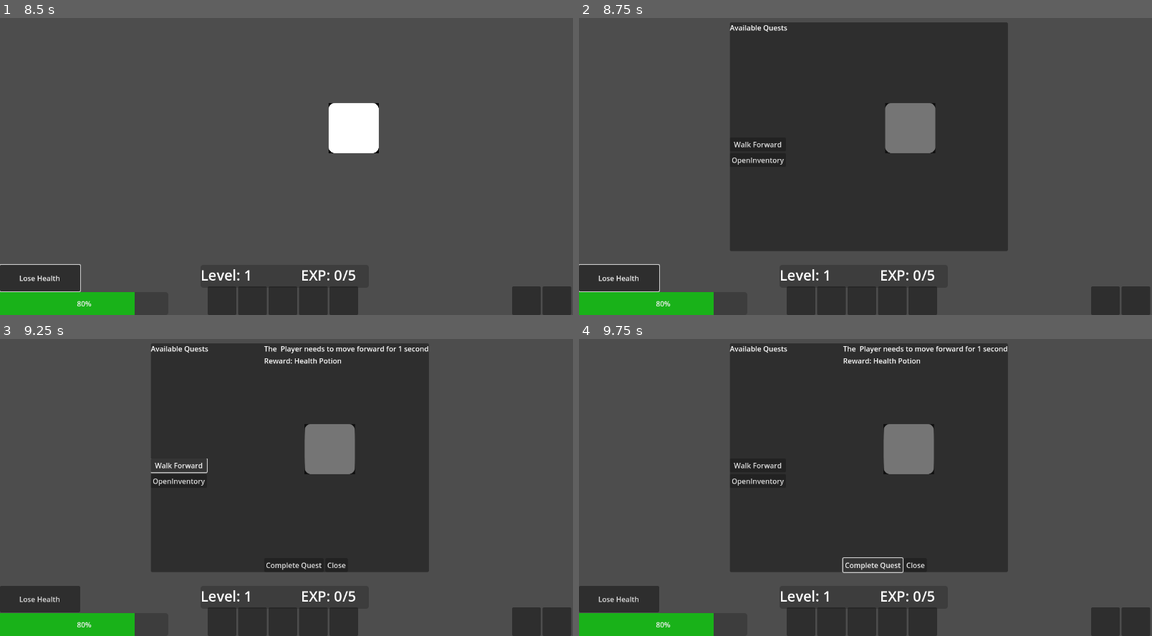
Above: before the commit, frames 1-4 (two rows, left to right).
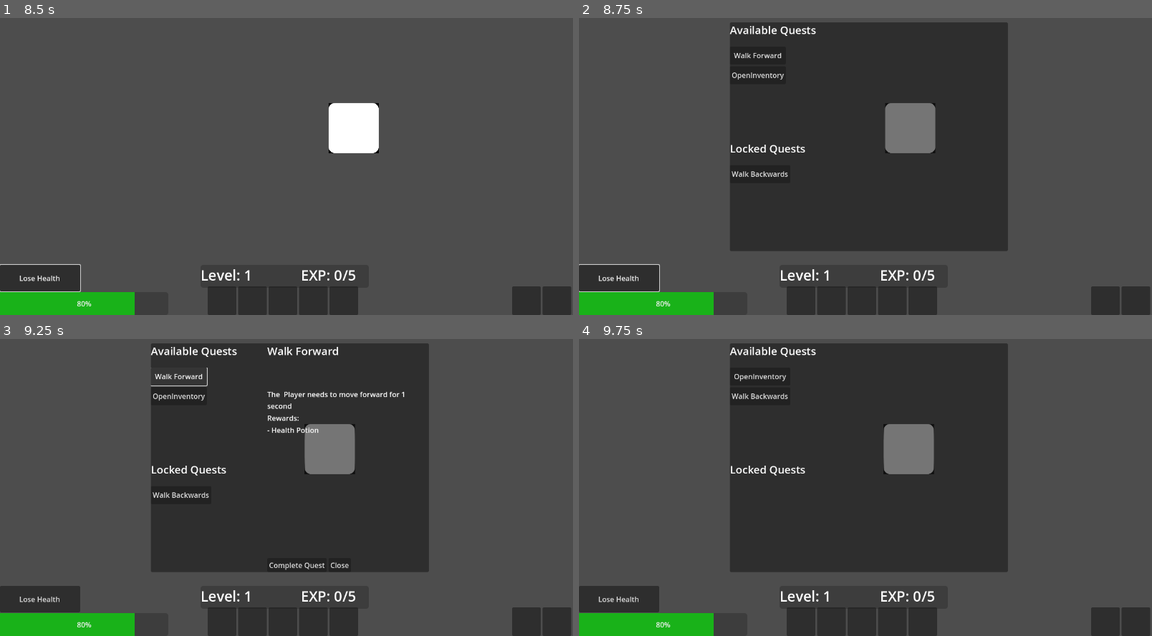
Above: after the commit, the same moments.

Repository: trex414/Profpocalypse-Purdue-Edition
Game: Godot game, scene res://test_main.tscn
Two runs of this game, one before a commit and one after it. Both use one fixed random seed, a clock stepped at 60 frames per second and the inputs below.
Inputs (mouse positions are in pixels of both pictures, inside the frame that each line leads up to):
- Up to frame 1 (8.5 s): click (223, 300) at 0.52 s; click (252, 300) at 1.27 s; click (280, 300) at 2 s; click (315, 300) at 2.75 s; click (343, 300) at 3.5 s; click "Lose Health" at 4.25 s; tap Enter at 5 s; move the mouse to (412, 136) at 5.02 s; hold D (move_right) 5.03-5.78 s; tap 1 (zoom_in) at 5.1, 6.6, 8.1 s; move the mouse to (171, 169) at 5.77 s; hold S (move_down) 5.78-6.53 s; tap 2 (zoom_out) at 5.85, 7.35 s; move the mouse to (343, 83) at 6.52 s; hold D (move_right) 6.53-7.28 s; move the mouse to (257, 216) at 7.27 s; hold W (move_up) 7.28-8.03 s; move the mouse to (458, 202) at 8.02 s; hold A (move_left) from 8.03 s (still down)
- Up to frame 2 (8.75 s): keep holding A (move_left); tap Q (QuestMenu) at 8.65 s
- Up to frame 3 (9.25 s): release A (move_left) at 8.75 s; click "Walk Forward" at 8.75 s
- Up to frame 4 (9.75 s): click "Complete Quest" at 9.5 s

Frame 1 is identical in both runs. In frame 2, 0.9% of the frame differs, in the area x 26-42%, y 2-54%; in frame 3, 2.0%, in the area x 26-75%, y 2-78%; in frame 4, 1.4%.
Error before the commit: Invalid call. Nonexistent function 'try_add_qeitem' in base 'Node (inventory_manager.gd)'. (res://Quest/script/QuestMenu.gd:52)

Commit message:
Quest logic works with adding an item and having prereq

Diff:
--- a/Inventory/script/inventory.gd
+++ b/Inventory/script/inventory.gd
@@ -428,3 +428,102 @@
 		if inventory[i] == null:
 			return true
 	return false
+
+#
+# TEST TO ADD ITEMS
+#
+#
+func add_named_item(item_name: String) -> bool:
+	var item_data = null
+
+	# Lookup table - match quest reward names to actual item definitions
+	match item_name:
+		"Health Potion":
+			item_data = {
+				"type": ItemType.SPELL,
+				"name": "HEAL",
+				"texture": resize_texture(preload("res://Inventory/assets/heal.png"), Vector2(64, 64)),
+				"stackable": true,
+				"count": 1
+			}
+		"Speed Potion":
+			item_data = {
+				"type": ItemType.SPELL,
+				"name": "SPEED",
+				"texture": resize_texture(preload("res://Inventory/assets/speed.png"), Vector2(64, 64)),
+				"stackable": true,
+				"count": 1
+			}
+		"EXP Potion":
+			item_data = {
+				"type": ItemType.SPELL,
+				"name": "EXP",
+				"texture": resize_texture(preload("res://Inventory/assets/Experience.png"), Vector2(64, 64)),
+				"stackable": true,
+				"count": 1
+			}
+		"Pickaxe":
+			item_data = {
+				"type": ItemType.ITEM,
+				"name": "ITEM1",
+				"texture": resize_texture(preload("res://Inventory/assets/Pickaxe.jpg"), Vector2(64, 64)),
+				"stackable": false,
+				"count": 1
+			}
+		"Axe":
+			item_data = {
+				"type": ItemType.ITEM,
+				"name": "ITEM2",
+				"texture": resize_texture(preload("res://Inventory/assets/Axe.png"), Vector2(64, 64)),
+				"stackable": false,
+				"count": 1
+			}
+		_:
+			print("Unknown item name:", item_name)
+			return false
+
+	# Handle potions going directly to the potion bar if there’s space
+	if main_hud != null and item_data["type"] == ItemType.SPELL:
+		if main_hud.check_potion(item_data):
+			return true  # Added to potion bar, don't need to add to inventory
+
+	# Try to stack if item already exists and is stackable
+	if item_data["stackable"]:
+		for i in range(SLOT_COUNT):
+			if inventory[i] != null and inventory[i]["name"] == item_data["name"]:
+				inventory[i]["count"] += 1
+
+				PlayerData.inventory = inventory.duplicate(true)
+				update_inventory()
+				print("Stacked item:", item_data["name"], "new count:", inventory[i]["count"])
+				return true
+
+	# If no stack found, find first empty slot in inventory
+	for i in range(SLOT_COUNT):
+		if inventory[i] == null:
+			inventory[i] = item_data.duplicate()
+
+			PlayerData.inventory = inventory.duplicate(true)
+			update_inventory()
+			print("Added new item:", item_data["name"], "to slot", i)
+			return true
+
+	# --- NEW LOGIC ---
+	# If inventory is full, check the item bar or potion bar (depending on type)
+	if main_hud != null:
+		if item_data["type"] == ItemType.SPELL:
+			for j in range(PlayerData.potion_bar.size()):
+				if PlayerData.potion_bar[j] == null:
+					main_hud.move_to_potion_bar(item_data, j)
+					print("Added to potion bar slot", j)
+					return true
+		elif item_data["type"] == ItemType.ITEM:
+			for j in range(PlayerData.item_bar.size()):
+				if PlayerData.item_bar[j] == null:
+					main_hud.move_to_item_bar(item_data, j)
+					print("Added to item bar slot", j)
+					return true
+
+	# If nothing worked, inventory AND hotbar are full
+	print("Inventory and item/potion bars are full! Cannot add item:", item_data["name"])
+	return false
--- a/Quest/assets/WalkBackwards.tres
+++ b/Quest/assets/WalkBackwards.tres
@@ -1,11 +1,12 @@
-[gd_resource type="Resource" script_class="Quest" load_steps=2 format=3 uid="uid://dfyo4d63y76eb"]
+[gd_resource type="Resource" script_class="Quest" load_steps=3 format=3 uid="uid://dfyo4d63y76eb"]
 
 [ext_resource type="Script" path="res://Quest/script/Quest.gd" id="1_pwrcx"]
+[ext_resource type="Resource" uid="uid://bs46tku780y1d" path="res://Quest/assets/WalkForward.tres" id="2_ltdku"]
 
 [resource]
 script = ExtResource("1_pwrcx")
-quest_name = "Walk Forward"
+quest_name = "Walk Backwards"
 description = "The  Player needs to move forward for 1 second"
-prerequisites = Array[String](["WalkForward"])
+prerequisites = Array[ExtResource("1_pwrcx")]([ExtResource("2_ltdku")])
 rewards = Array[String](["Health Potion"])
 is_completed = false
--- a/Quest/scenes/QuestMenu.tscn
+++ b/Quest/scenes/QuestMenu.tscn
@@ -28,15 +28,16 @@
 
 [node name="HBoxContainer" type="HBoxContainer" parent="CanvasLayer/PanelContainer"]
 layout_mode = 2
+theme_override_constants/separation = 60
 
 [node name="QuestListContainer" type="VBoxContainer" parent="CanvasLayer/PanelContainer/HBoxContainer"]
 layout_mode = 2
-size_flags_horizontal = 3
+theme_override_constants/separation = 20
 
 [node name="QuestListLabel" type="Label" parent="CanvasLayer/PanelContainer/HBoxContainer/QuestListContainer"]
 layout_mode = 2
-size_flags_horizontal = 0
-size_flags_vertical = 2
+theme_override_constants/line_spacing = 5
+theme_override_font_sizes/font_size = 24
 text = "Available Quests"
 
 [node name="ScrollContainer" type="ScrollContainer" parent="CanvasLayer/PanelContainer/HBoxContainer/QuestListContainer"]
@@ -46,18 +47,35 @@
 [node name="QuestListContent" type="VBoxContainer" parent="CanvasLayer/PanelContainer/HBoxContainer/QuestListContainer/ScrollContainer"]
 layout_mode = 2
 
+[node name="QuestLocked" type="Label" parent="CanvasLayer/PanelContainer/HBoxContainer/QuestListContainer"]
+layout_mode = 2
+theme_override_constants/line_spacing = 5
+theme_override_font_sizes/font_size = 24
+text = "Locked Quests"
+
+[node name="ScrollContainerLocked" type="ScrollContainer" parent="CanvasLayer/PanelContainer/HBoxContainer/QuestListContainer"]
+layout_mode = 2
+size_flags_vertical = 3
+
+[node name="QuestListContent" type="VBoxContainer" parent="CanvasLayer/PanelContainer/HBoxContainer/QuestListContainer/ScrollContainerLocked"]
+layout_mode = 2
+
 [node name="QuestDetailsContainer" type="VBoxContainer" parent="CanvasLayer/PanelContainer/HBoxContainer"]
 layout_mode = 2
 size_flags_horizontal = 3
+theme_override_constants/separation = 30
 
 [node name="CurrentQuestLabel" type="Label" parent="CanvasLayer/PanelContainer/HBoxContainer/QuestDetailsContainer"]
 layout_mode = 2
+theme_override_font_sizes/font_size = 24
 
 [node name="RewardPreview" type="VBoxContainer" parent="CanvasLayer/PanelContainer/HBoxContainer/QuestDetailsContainer"]
 layout_mode = 2
+size_flags_vertical = 6
 
 [node name="DescriptionLabel" type="Label" parent="CanvasLayer/PanelContainer/HBoxContainer/QuestDetailsContainer"]
 layout_mode = 2
+theme_override_font_sizes/font_size = 20
 
 [node name="ButtonContainer" type="HBoxContainer" parent="CanvasLayer/PanelContainer/HBoxContainer/QuestDetailsContainer"]
 layout_mode = 2
--- a/Quest/script/Quest.gd
+++ b/Quest/script/Quest.gd
@@ -1,8 +1,8 @@
 extends Resource
 class_name Quest
 
-@export var quest_name: String
-@export var description: String
-@export var prerequisites: Array[String]
-@export var rewards: Array[String]
+@export var quest_name: String = ""
+@export var description: String = ""
+@export var prerequisites: Array[Quest] = []
+@export var rewards: Array[String] = []
 @export var is_completed: bool = false
--- a/Quest/script/QuestManager.gd
+++ b/Quest/script/QuestManager.gd
@@ -11,20 +11,42 @@
 	# Load and register all quests here
 	add_quest(walk_forward_quest)
 	add_quest(open_inventory_quest)
+	add_quest(walk_backwards_quest)
+
 
 func add_quest(quest: Quest):
 	all_quests[quest.quest_name] = quest
 
+signal quest_completed(quest_name: String)
+
 func complete_quest(name: String):
 	if all_quests.has(name):
 		all_quests[name].is_completed = true
-		completed_quests.append(name)
+		if name not in completed_quests:
+			completed_quests.append(name)
+
+		quest_completed.emit(name)
+
+		# Unlock any quests that depended on this one
+		for quest in all_quests.values():
+			if quest.is_completed:
+				continue
+			if quest in get_unlocked_quests():
+				continue  # Already unlocked
+
+			if can_start_quest(quest):
+				print("✅ Unlocked quest:", quest.quest_name)
+
+
+
 
 func can_start_quest(quest: Quest) -> bool:
 	for prereq in quest.prerequisites:
-		if prereq not in completed_quests:
+		if prereq.quest_name not in completed_quests:
 			return false
 	return true
+
+
 
 func get_unlocked_quests():
 	var unlocked = []
@@ -32,3 +54,9 @@
 		if !quest.is_completed and can_start_quest(quest):
 			unlocked.append(quest)
 	return unlocked
+
+func get_all_quests() -> Array:
+	return all_quests.values()
+
+func is_quest_completed(name: String) -> bool:
+	return name in completed_quests
--- a/Quest/script/QuestMenu.gd
+++ b/Quest/script/QuestMenu.gd
@@ -1,6 +1,8 @@
 extends Control
 
 @onready var quest_list = $CanvasLayer/PanelContainer/HBoxContainer/QuestListContainer/ScrollContainer/QuestListContent
+@onready var locked_quest_list = $CanvasLayer/PanelContainer/HBoxContainer/QuestListContainer/ScrollContainerLocked/QuestListContent
+
 @onready var current_quest_label = $CanvasLayer/PanelContainer/HBoxContainer/QuestDetailsContainer/CurrentQuestLabel
 @onready var reward_preview = $CanvasLayer/PanelContainer/HBoxContainer/QuestDetailsContainer/RewardPreview
 @onready var complete_button = $CanvasLayer/PanelContainer/HBoxContainer/QuestDetailsContainer/ButtonContainer/CompleteButton
@@ -8,7 +10,8 @@
 @onready var quest_list_container = $CanvasLayer/PanelContainer/HBoxContainer/QuestListContainer
 @onready var quest_details_container = $CanvasLayer/PanelContainer/HBoxContainer/QuestDetailsContainer
 
-
+var inventorymanager = null
+var inventory = null
 var current_quest = null
 
 func _ready():
@@ -17,76 +20,111 @@
 	close_button.pressed.connect(on_close_pressed)
 	update_quest()
 	toggle_questmenu()
+	inventorymanager = get_node("/root/InventoryManager")  # or however you load inventory
+	QuestManager.quest_completed.connect(func(_name): update_quest())
 
-# Populate the quest list dynamically
+
 func update_quest():
+	# Clear out old buttons
 	for child in quest_list.get_children():
 		child.queue_free()
+	for child in locked_quest_list.get_children():
+		child.queue_free()
 
-	var unlocked_quests = QuestManager.get_unlocked_quests()
-	for quest in unlocked_quests:
+	var all_quests = QuestManager.get_all_quests()
+
+	for quest in all_quests:
+		if quest.is_completed:
+			continue  # Skip completed quests entirely
+
 		var quest_button = Button.new()
 		quest_button.text = quest.quest_name
-		quest_button.pressed.connect(func(): show_quest_details(quest))
-		quest_list.add_child(quest_button)
+		quest_button.size_flags_horizontal = Control.SIZE_EXPAND_FILL
+		quest_button.custom_minimum_size.y = 40
 
-# Display quest details when selected
+		if QuestManager.can_start_quest(quest):
+			# ✅ All prerequisites are completed, so this should be available
+			quest_button.pressed.connect(func(): show_quest_details(quest, false))
+			quest_list.add_child(quest_button)
+		else:
+			# ❌ Still locked (some prerequisites missing)
+			quest_button.pressed.connect(func(): show_quest_details(quest, true))
+			locked_quest_list.add_child(quest_button)
 
-# Display quest rewards
-func refresh_rewards(quest):
+
+
+func show_quest_details(quest, is_locked: bool):
+	current_quest = quest
+	current_quest_label.text = quest.quest_name
+
 	for child in reward_preview.get_children():
 		child.queue_free()
 
+	var description_label = Label.new()
+	description_label.text = quest.description
+	description_label.autowrap_mode = TextServer.AUTOWRAP_WORD
+	reward_preview.add_child(description_label)
+
+	var rewards_label = Label.new()
+	rewards_label.text = "Rewards:"
+	reward_preview.add_child(rewards_label)
+
 	for item_name in quest.rewards:
 		var reward_label = Label.new()
-		reward_label.text = "Reward: " + item_name
+		reward_label.text = "- " + item_name
 		reward_preview.add_child(reward_label)
 
-# Completing a quest
+	if is_locked:
+		var prereq_label = Label.new()
+		prereq_label.text = "\nPrerequisites:"
+		reward_preview.add_child(prereq_label)
+
+		for prereq_name in quest.prerequisites:
+			var status = "❌"
+			if QuestManager.is_quest_completed(prereq_name.quest_name):
+				status = "✅"
+			var prereq_line = Label.new()
+			prereq_line.text = "- " + prereq_name.quest_name + " " + status
+			reward_preview.add_child(prereq_line)
+
+		complete_button.hide()
+	else:
+		complete_button.show()
+
+	quest_details_container.show()
+	quest_list_container.custom_minimum_size.x = 200
+
+
 func on_complete_pressed():
 	if current_quest == null:
 		return
 
-	var inventory_manager = get_node("/root/InventoryManager")  # Adjust if needed
-	for item in current_quest.rewards:
-		if !inventory_manager.try_add_qeitem(item):
-			prompt_inventory_full(item)
+	for item_name in current_quest.rewards:
+		if !inventory.add_named_item(item_name):
+			prompt_inventory_full(item_name)
 			return
 
 	QuestManager.complete_quest(current_quest.quest_name)
+
+	# Refresh after completing and hide details
 	update_quest()
-
-# Handle full inventory
-func prompt_inventory_full(new_item):
-	print("Inventory is full! Manage your inventory to make room for: " + new_item)
+	close_quest_details()
 
 
-
-func show_quest_details(quest):
-	current_quest = quest
-	current_quest_label.text = quest.description
-	refresh_rewards(quest)
-
-	# Show details and shrink the quest list to make room.
-	quest_details_container.show()
-	quest_list_container.custom_minimum_size.x = 200  # Move list left (make narrower)
-
-func close_quest_details():
-	quest_details_container.hide()
-	quest_list_container.custom_minimum_size.x = 400  # Move list back to center width
+func prompt_inventory_full(new_item):
+	print("Inventory is full! Make room for: " + new_item)
 
 func on_close_pressed():
 	close_quest_details()
 
+func close_quest_details():
+	quest_details_container.hide()
+	quest_list_container.custom_minimum_size.x = 400
 
 func toggle_questmenu():
 	var panel = $CanvasLayer/PanelContainer
 	panel.visible = !panel.visible
-	close_quest_details()
 
-	# Update inventory UI when opening
 	if panel.visible:
 		update_quest()
-		print("QuestMenu opened.")
-	else:
-		print("QuestMenu closed.")
+		close_quest_details()
--- a/test_main.gd
+++ b/test_main.gd
@@ -19,6 +19,8 @@
 	# Load Quest Screen
 	QuestMenuScene = load("res://Quest/scenes/QuestMenu.tscn").instantiate()
 	add_child(QuestMenuScene)
+
+	QuestMenuScene.inventory = inventory
 
 
 	# Pass inventory reference to HUD
